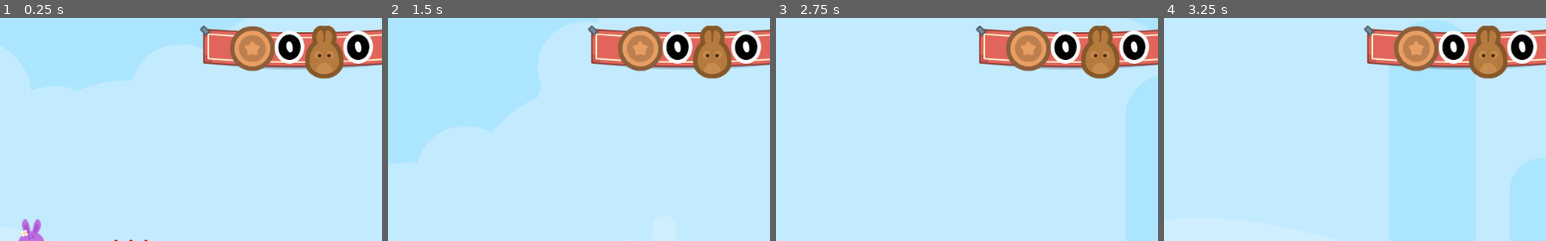
Above: before the commit, frames 1-4 (left to right).
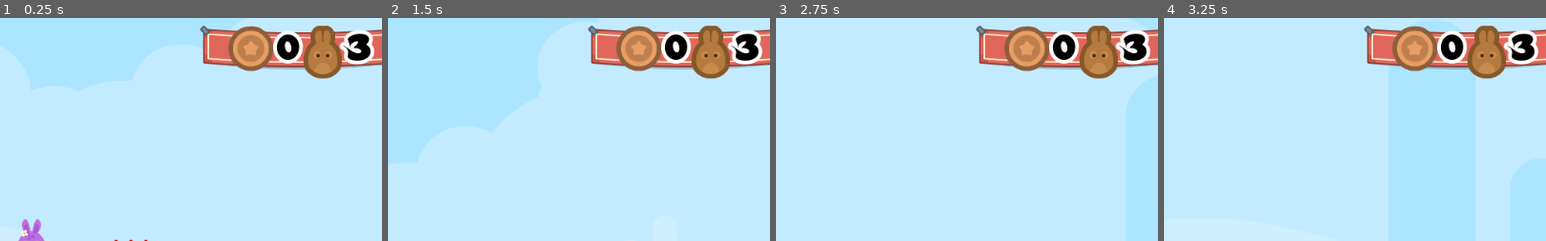
Above: after the commit, the same moments.

Repository: KennedyMungai/SimplePlatformer
Game: Godot game, scene res://Scenes/Levels/Level1.tscn
Same seed, same stepped clock (60 frames per second), same inputs: the game is played once before the commit and once after it.
Inputs:
- Up to frame 1 (0.25 s): no input
- Up to frame 2 (1.5 s): hold D (right) from 0.53 s (still down); tap W (jump) at 0.77 s
- Up to frame 3 (2.75 s): tap W (jump) at 1.52 s; release D (right) at 2.03 s; hold A (left) from 2.03 s (still down)
- Up to frame 4 (3.25 s): release A (left) at 2.78 s; hold D (right) from 2.78 s (still down); tap W (jump) at 3.02 s
The pictures show only the part of the screen within x 46-96%, y 1-51%; the shares and areas given below are measured in that part.

The runs differ from the first frame. In frame 1, 2.0% of the frame differs, in the area x 59-98%, y 3-28%; in frame 2, 2.0%; in frame 3, 2.0%; in frame 4, 2.0%.

Commit message:
INstantioated teh life count to 3

Diff:
--- a/Scripts/GUI.gd
+++ b/Scripts/GUI.gd
@@ -1 +1,5 @@
 extends CanvasLayer
+
+
+func _ready() -> void:
+	$Control/TextureRect/HBoxContainer/LivesDisplay.text = "3";
